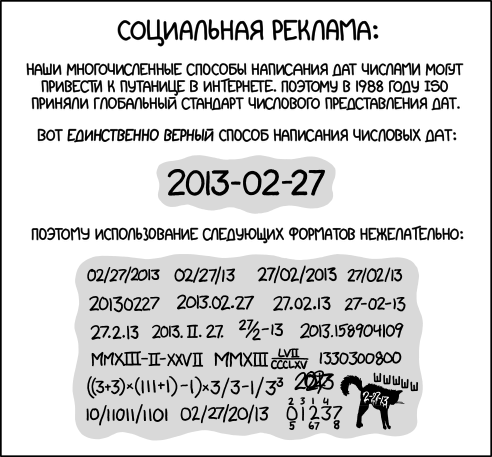
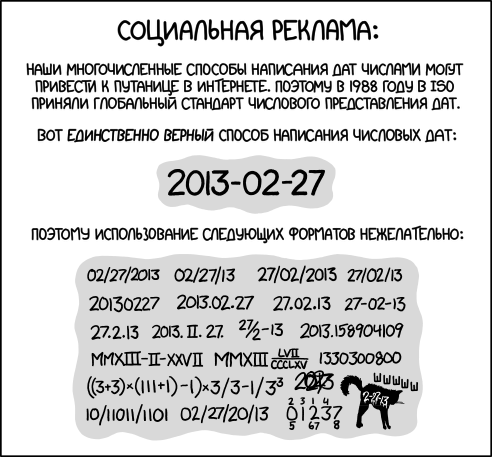
Layered file, before and after one edit (w=492, h=457). Changes by layer:
renamed "Наши многочисленные сПOСобы нa... #1" to "Наши многочисленные сПOСобы нa... #2", painted on it over [34, 77, 455, 96]
painted on "Наши многочисленные сПOСобы нa..." over [34, 77, 455, 96]
